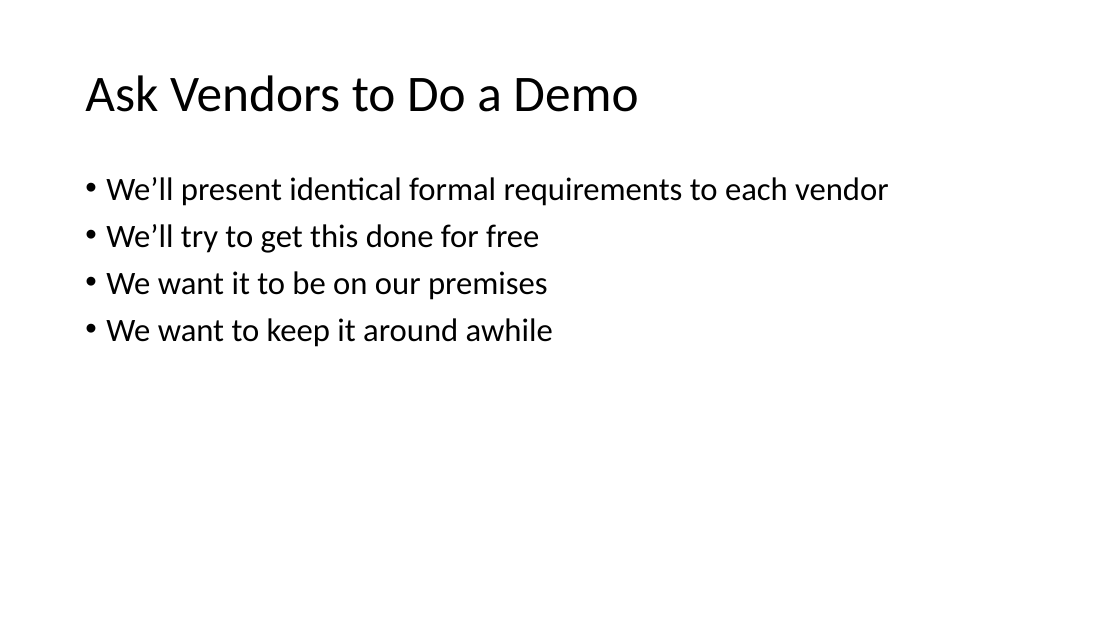
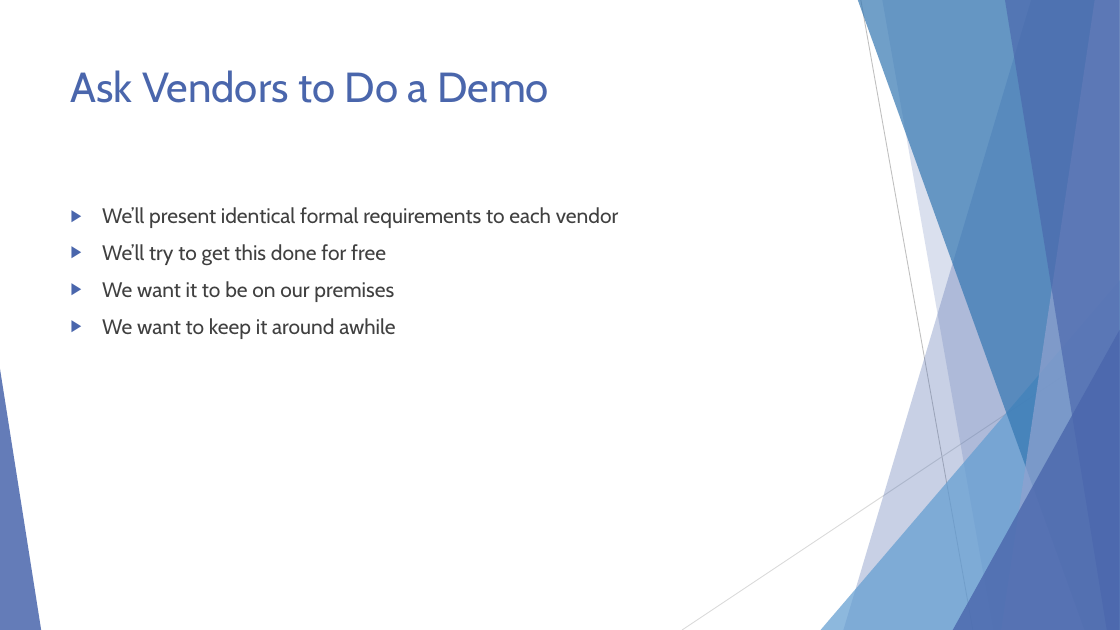
Before and after one commit to EnterpriseProductsLP/docker-straw-man, a slide deck: slide 6 of Docker Proofs of Concept.pptx. Drawn at 1120x630 pixels with LibreOffice and Linux fonts; fonts in the diff are those of the drawing. Boxes give left, top, right and bottom in pixels: in the first picture for what was removed or moved away, otherwise in the second. Text is boxed around its words. In the diff, an @@ line names an element or a change of style, - is before the commit and + after.

Commit message:
Finished styling and animating.

```diff
--- a/Docker Proofs of Concept.pptx
+++ b/Docker Proofs of Concept.pptx
@@ title "Ask Vendors to Do a ...": place and size @@
-title "Ask Vendors to Do a ..." at bbox=[85, 75, 638, 112]
+title "Ask Vendors to Do a ..." at bbox=[71, 70, 549, 103]
@@ title "Ask Vendors to Do a ..." at bbox=[71, 70, 549, 103]: size 44 to 36 pt, font Calibri to Cabin, text colour #000000 to #4A66AC; line spacing 0.9 to 1; vertical alignment middle to top @@
@@ text "We’ll present identical formal requirements ...": place and size @@
-text "We’ll present identical formal requirements ..." at bbox=[106, 177, 888, 347]
+text "We’ll present identical formal requirements ..." at bbox=[102, 207, 619, 339]
@@ text "We’ll present identical formal requirements ..." at bbox=[102, 207, 619, 339]: size 28 to 18 pt, font Calibri to Cabin, text colour #000000 to #404040; bullet • to ▶; line spacing 0.9 to 1 @@
@@ group added at bbox=[0, 0, 1120, 630]: 5 freeform shapes, 3 triangles, 2 lines @@
```
Also in this commit, not shown: 16 other slides changed, 1 slide removed.
